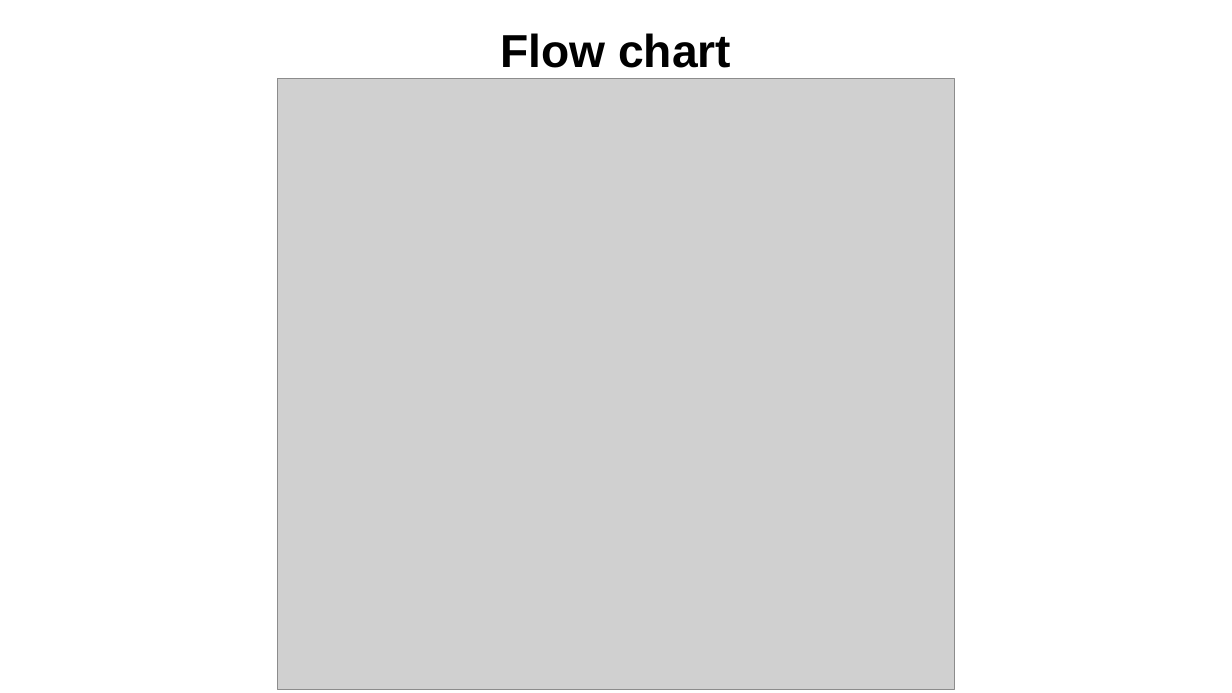
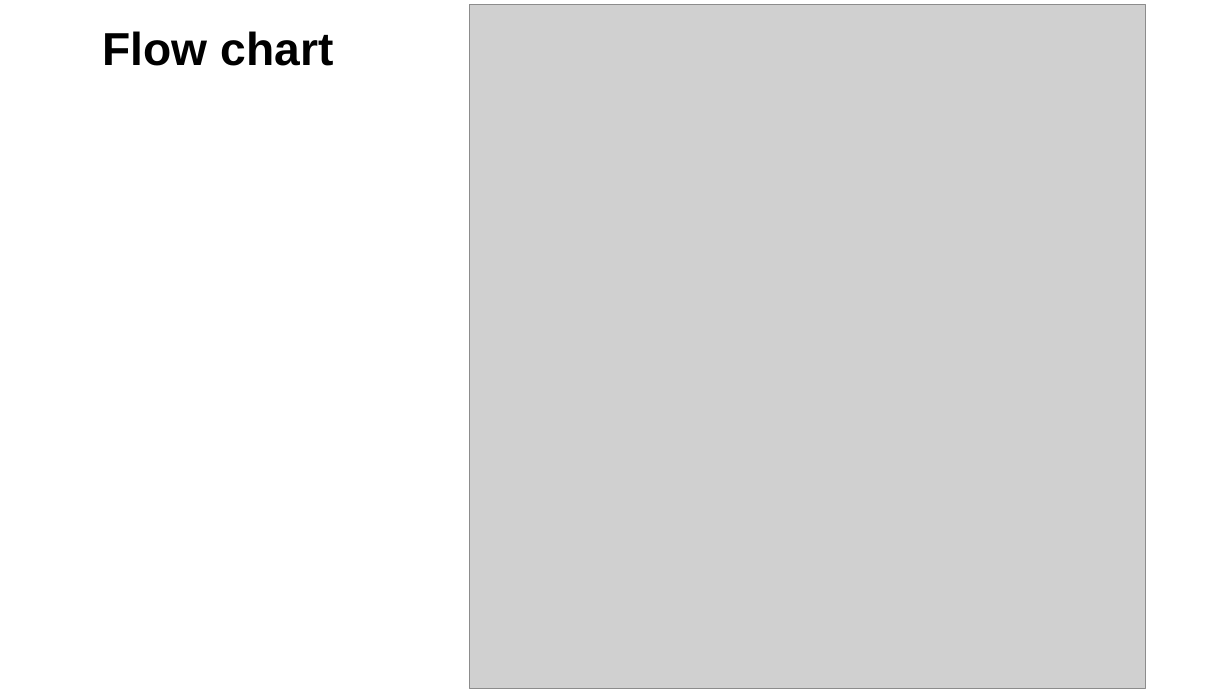
Before and after one commit to devalone2412/TLCN_DA3_MLearning, a slide deck: slide 8 of Machine Learning.pptx (slide 9 before the commit). Drawn at 1232x693 pixels with LibreOffice and Linux fonts; fonts in the diff are those of the drawing; grey boxes stand for pictures; background and template pictures are left out. Boxes give left, top, right and bottom in pixels: in the first picture for what was removed or moved away, otherwise in the second. Text is boxed around its words. In the diff, an @@ line names an element or a change of style, - is before the commit and + after.

```diff
--- a/Machine Learning.pptx
+++ b/Machine Learning.pptx
@@ title "Flow chart": place and size @@
-title "Flow chart" at box(500, 33, 731, 68)
+title "Flow chart" at box(103, 31, 334, 66)
@@ picture: place and size @@
-picture at box(278, 79, 955, 690)
+picture at box(470, 5, 1146, 689)
```
Also in this commit, not shown: 13 other slides changed, 1 slide added, 3 slides removed.
